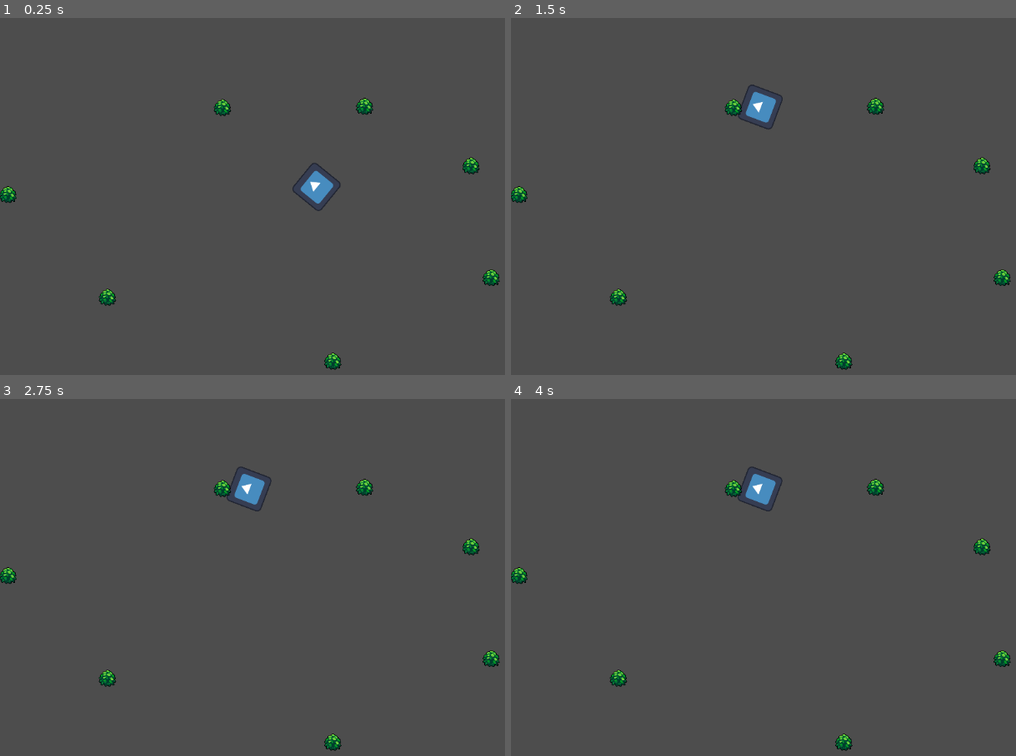
Above: before the commit, frames 1-4 (two rows, left to right).
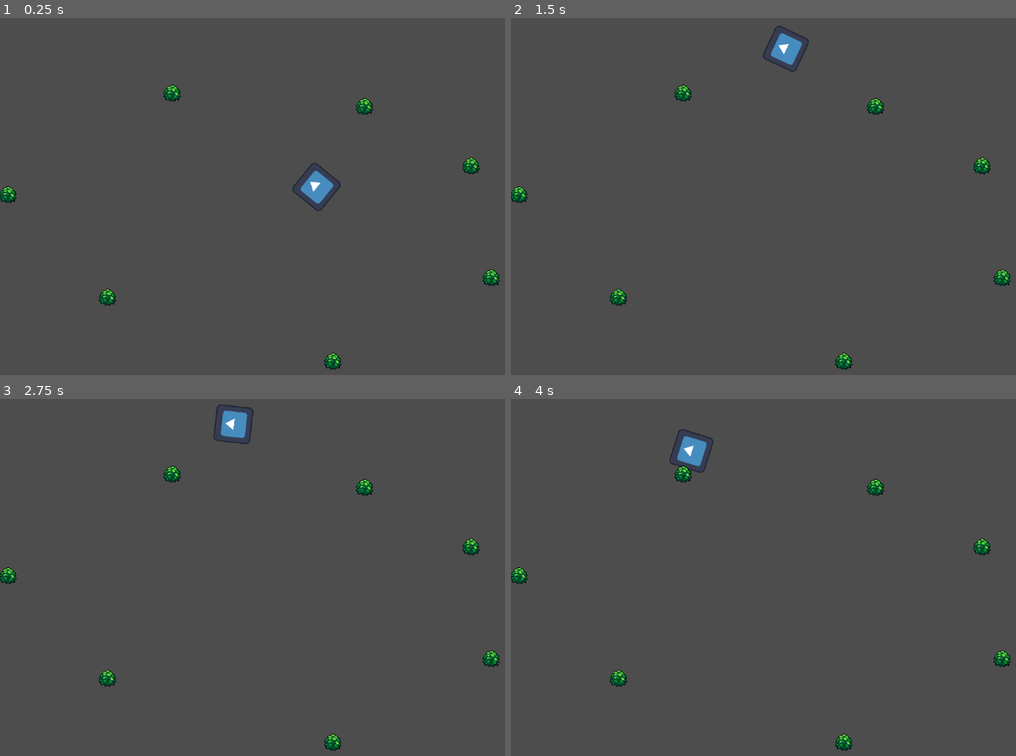
Above: after the commit, the same moments.

Repository: OscarPindaro/Cellomaton
Game: Godot game, scene res://scenes/main.tscn
Two runs of this game, one before a commit and one after it. Both use one fixed random seed, a clock stepped at 60 frames per second and the inputs below. The project has no main scene, so this scene is started directly. The engine's default icon, where the game draws it, is replaced by a stand-in: a white triangle on a blue panel in a dark square.
Inputs (mouse positions are in pixels of both pictures, inside the frame that each line leads up to):
- Up to frame 1 (0.25 s): no input
- Up to frame 2 (1.5 s): move the mouse to (990, 182) at 0.52 s; move the mouse to (713, 217) at 1.27 s
- Up to frame 3 (2.75 s): move the mouse to (398, 498) at 2.02 s
- Up to frame 4 (4 s): move the mouse to (808, 656) at 2.77 s; move the mouse to (outside the picture) at 3.52 s

The runs differ from the first frame. In frame 1, 0.2% of the frame differs, in the area x 32-46%, y 18-28%; in frame 2, 1.2%, in the area x 32-59%, y 2-32%; in frame 3, 1.2%; in frame 4, 1.2%.

Commit message:
right now i have a problem with the movement interface, since it wxpects to be in the tree. It's time to create. I should probably just set the velocity miself

Diff:
--- a/scenes/Model/Behaviour.gd
+++ b/scenes/Model/Behaviour.gd
@@ -3,6 +3,8 @@
 @export var body: CharacterBody2D
 # TODO this is very temporary!!
 @export var energy: FloatStat
+@export var exploration: FloatStat
+
 
 # how often the controller changes action
 @export var control_step: float = 1
@@ -20,6 +22,14 @@
 var possible_targets: Array[NeedArea2D] = []
 var target: NeedArea2D = null
 
+# curves
+@export var energy_curve: Curve
+@export var exploration_curve: Curve
+
+# using a simple boolean instead of state machine
+var exploring: bool = true
+
+
 # Called when the node enters the scene tree for the first time.
 func _ready():
 	assert(body != null, "Body can't be null")
@@ -29,6 +39,10 @@
 	# movement
 	random_movement = RandomMovement.new()
 	random_movement.name = "RandomMovement"
+	random_movement.control_step = 0.2
+	random_movement.body = body
+	random_movement.look_at = true
+
 	target_movement = FollowMovement.new()
 	target_movement.name = "TargetMovement"
 	current_movement = random_movement
@@ -53,18 +67,45 @@
 
 # Called every frame. 'delta' is the elapsed time since the previous frame.
 func _process(delta):
+
+	# MOVEMENT IS NOT WORKING BECAUSE IT'S NOT IN THE TREE
 	current_movement.move(delta, body)
+	if exploring:
+		exploration.increment(0.005)
+		energy.decrement(0.0002)
+	else:
+		exploration.decrement(0.005)
+		energy.increment(0.02)
+	# print(body.velocity)
+
 
 func act():
 	# no targets, behave randomly
+	print("Energy:", self.energy.value)
+	print("Exploration:", self.exploration.value)
+	print("Exploring:", exploring)
+	print("Speed:", body.velocity)
 	if len(possible_targets) == 0:
+		exploring = true
 		target = null
 		current_movement = random_movement
 	else:
 		target = possible_targets.pick_random()
-		remove_child(current_movement)
-		current_movement = target_movement
-		target_movement.target = target
+		# super hardcode, maybe is better to have justa  dictionary with values?
+		var energy_need_value: float = target.get_needs()[0]["value"]
+		var energy_mult = energy_curve.sample(self.energy.value/self.energy.MAX_VALUE)
+
+		var energy_utility = energy_need_value*energy_mult
+		var exploration_utility = 1. * exploration_curve.sample(self.exploration.value/self.exploration.MAX_VALUE)
+		# print("Energy Utiliy:", energy_utility)
+		# print("Explo Utiliy:", exploration_utility)
+		if energy_utility > exploration_utility:
+			exploring = false
+			current_movement = target_movement
+			target_movement.target = target
+		else:
+			exploring = true
+			current_movement = random_movement
 	print("Current movement: ", current_movement)
 
 func on_vision_cone_entered(area: Area2D):
--- a/scenes/Model/CellBody.tscn
+++ b/scenes/Model/CellBody.tscn
@@ -9,6 +9,14 @@
 
 [sub_resource type="CircleShape2D" id="CircleShape2D_b83md"]
 radius = 116.18
+
+[sub_resource type="Curve" id="Curve_50iay"]
+_data = [Vector2(0, 1), 0.0, -1.0, 0, 1, Vector2(1, 0), -1.0, 0.0, 1, 0]
+point_count = 2
+
+[sub_resource type="Curve" id="Curve_686cy"]
+_data = [Vector2(0, 1), 0.0, 0.0, 0, 0, Vector2(1, 0), -3.24695, 0.0, 0, 0]
+point_count = 2
 
 [node name="CellBody" type="CharacterBody2D"]
 rotation = -1.55711
@@ -37,9 +45,17 @@
 
 [node name="Energy" type="Node" parent="Stats"]
 script = ExtResource("4_5l2b1")
+value = 5.0
 
-[node name="Behaviour" type="Node" parent="." node_paths=PackedStringArray("body", "energy", "need_vision_cone")]
+[node name="Exploration" type="Node" parent="Stats"]
+script = ExtResource("4_5l2b1")
+value = 5.0
+
+[node name="Behaviour" type="Node" parent="." node_paths=PackedStringArray("body", "energy", "exploration", "need_vision_cone")]
 script = ExtResource("5_7no7a")
 body = NodePath("..")
 energy = NodePath("../Stats/Energy")
+exploration = NodePath("../Stats/Exploration")
 need_vision_cone = NodePath("../Vision")
+energy_curve = SubResource("Curve_50iay")
+exploration_curve = SubResource("Curve_686cy")
--- a/scenes/Model/NeedArea2D.gd
+++ b/scenes/Model/NeedArea2D.gd
@@ -22,7 +22,7 @@
 func _process(delta):
 	pass
 
-func get_needs()-> Array[Dictionary]:
+func get_needs()-> Array:
 	var needs_array = []
 	for need in needs:
 		need = need as Need
--- a/scenes/main.tscn
+++ b/scenes/main.tscn
@@ -1,14 +1,20 @@
-[gd_scene load_steps=4 format=3 uid="uid://ckkurbc6ti5xw"]
+[gd_scene load_steps=5 format=3 uid="uid://ckkurbc6ti5xw"]
 
 [ext_resource type="PackedScene" uid="uid://dvdckygrhbdv8" path="res://scenes/Model/CellBody.tscn" id="1_n77ih"]
 [ext_resource type="Script" path="res://scenes/Movement/follow_movement.gd" id="2_iqrjm"]
 [ext_resource type="PackedScene" uid="uid://dhsjtgyyyftb8" path="res://scenes/Model/bush.tscn" id="3_6e4so"]
+
+[sub_resource type="RectangleShape2D" id="RectangleShape2D_c7kle"]
+size = Vector2(1165, 20)
 
 [node name="main" type="Node2D"]
 metadata/movie_file = "/home/oscar/Video/godot/output.avi"
 
 [node name="CellBody" parent="." instance=ExtResource("1_n77ih")]
 position = Vector2(562, 348)
+
+[node name="Behaviour" parent="CellBody" index="4"]
+control_step = 3.0
 
 [node name="FollowMovement" type="Node" parent="." node_paths=PackedStringArray("body")]
 script = ExtResource("2_iqrjm")
@@ -39,5 +45,17 @@
 collision_layer = 2
 
 [node name="bush7" parent="." instance=ExtResource("3_6e4so")]
-position = Vector2(385, 163)
+position = Vector2(298, 138)
 collision_layer = 2
+
+[node name="StaticBody2D" type="StaticBody2D" parent="."]
+collision_layer = 3
+collision_mask = 3
+
+[node name="CollisionShape2D" type="CollisionShape2D" parent="StaticBody2D"]
+position = Vector2(572.5, 0)
+shape = SubResource("RectangleShape2D_c7kle")
+
+[node name="CollisionShape2D2" type="CollisionShape2D" parent="StaticBody2D"]
+
+[editable path="CellBody"]
Not shown: 1 places in scenes/Model/CellBody.tscn that only renumber resources
